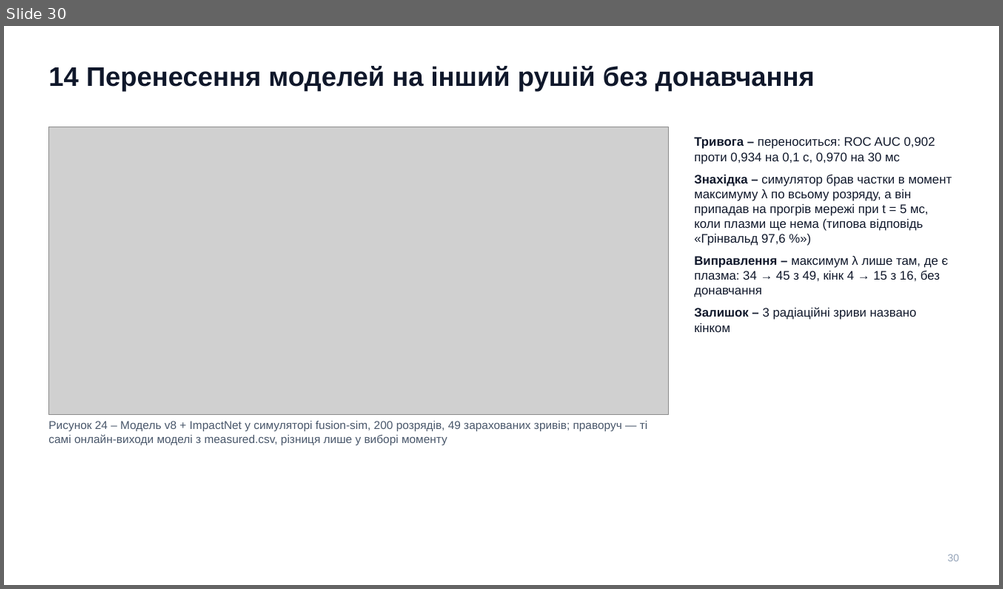
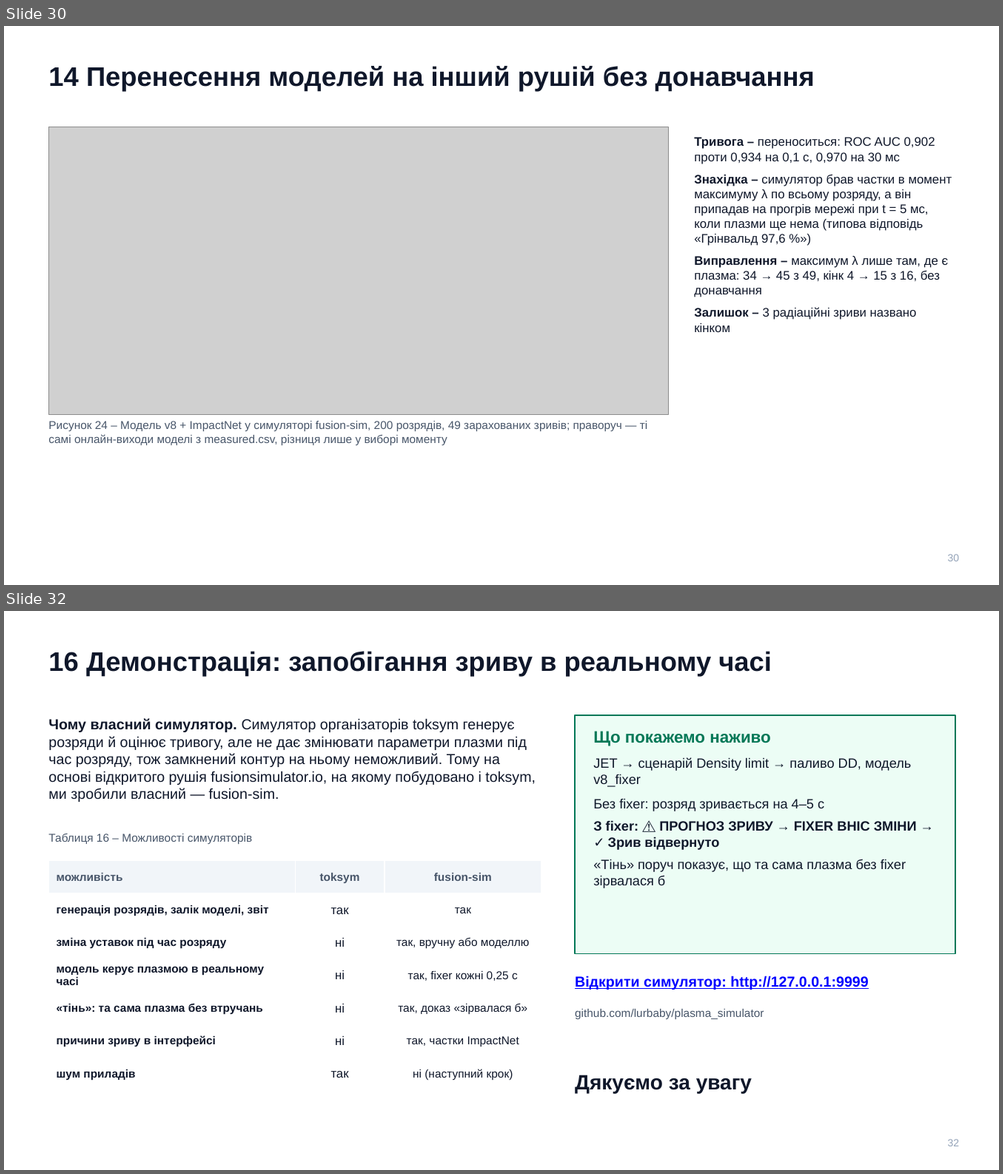
Before and after one commit to llllenah/plasma-disruption-prediction, a slide deck: docs/presentation.pptx. Shown one above the other, each under a label of ours: slide 30 before the commit, slides 30 and 32 after it; the slides between them are not shown. The pictures are 1003x589 and 1003x1174 pixels, drawn with LibreOffice and Linux fonts; fonts in the diff are those of the drawing; grey boxes stand for pictures. Boxes give left, top, right and bottom in pixels: in the first picture for what was removed or moved away, otherwise in the second. Text is boxed around its words. In the diff, an @@ line names an element or a change of style, - is before the commit and + after.

Commit message:
Deck: live demo slide after conclusions (why our own simulator, toksym vs fusion-sim, clickable link)

```diff
--- a/docs/presentation.pptx
+++ b/docs/presentation.pptx
@@ slide 32 added at [4,611,999,1170], background #FFFFFF @@
@@ text added at [48,651,771,677], 26 pt, text #0F172A, bold @@
+16 Демонстрація: запобігання зриву в реальному часі
@@ text added at [48,718,535,802], 14 pt, text #0F172A @@
+Чому власний симулятор. Симулятор організаторів toksym генерує розряди й оцінює тривогу, але не дає змінювати параметри плазми під час розряду, тож замкнений контур на ньому неможливий. Тому на основі відкритого рушія fusionsimulator.io, на якому побудовано і toksym, ми зробили власний — fusion-sim.
@@ rectangle added at [575,715,956,954], fill #ECFDF5, outline #047857 1.25 pt @@
@@ text added at [593,758,916,889], 13 pt, text #0F172A @@
+Що покажемо наживо
+JET → сценарій Density limit → паливо DD, модель v8_fixer
+Без fixer: розряд зривається на 4–5 с
+З fixer: ⚠ ПРОГНОЗ ЗРИВУ → FIXER ВНІС ЗМІНИ → ✓ Зрив відвернуто
+«Тінь» поруч показує, що та сама плазма без fixer зірвалася б
@@ text added at [48,834,253,844], 11 pt, text #475569 @@
+Таблиця 16 – Можливості симуляторів
@@ table added at [48,861,541,1091], 7 rows, 3 columns @@
+можливість | toksym | fusion-sim
+генерація розрядів, залік моделі, звіт | так | так
+зміна уставок під час розряду | ні | так, вручну або моделлю
+модель керує плазмою в реальному часі | ні | так, fixer кожні 0,25 с
+«тінь»: та сама плазма без втручань | ні | так, доказ «зірвалася б»
+причини зриву в інтерфейсі | ні | так, частки ImpactNet
+шум приладів | так | ні (наступний крок)
@@ text added at [575,976,868,990], 14 pt, text #0000FF, bold, underline @@
+Відкрити симулятор: http://127.0.0.1:9999
@@ text added at [575,1009,763,1019], 11 pt, text #475569 @@
+github.com/lurbaby/plasma_simulator
@@ text added at [575,1075,751,1094], 20 pt, text #0F172A, bold @@
+Дякуємо за увагу
@@ text added at [948,1139,959,1147], 10 pt, text #94A3B8 @@
+32
```
Also in this commit, not shown: 1 slide changed, 2 other files.
